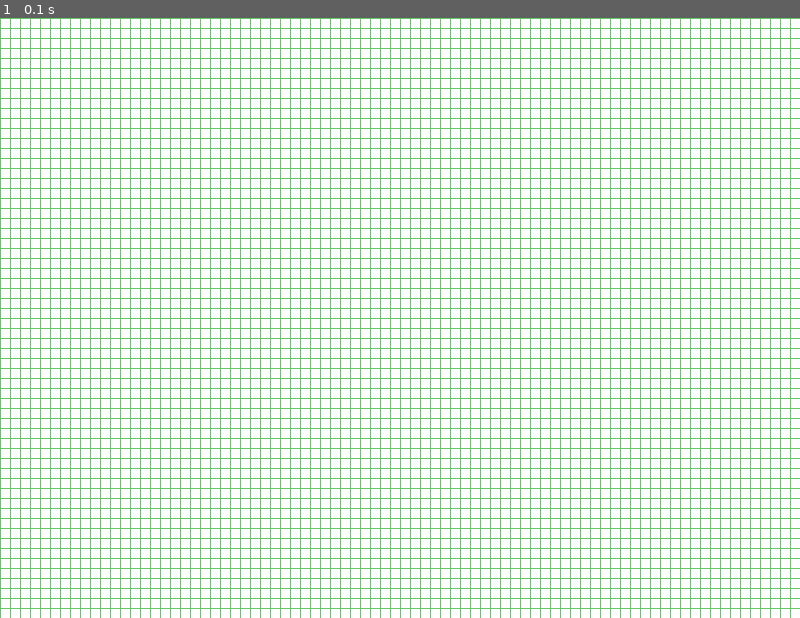
Above: before the commit, frame 1.
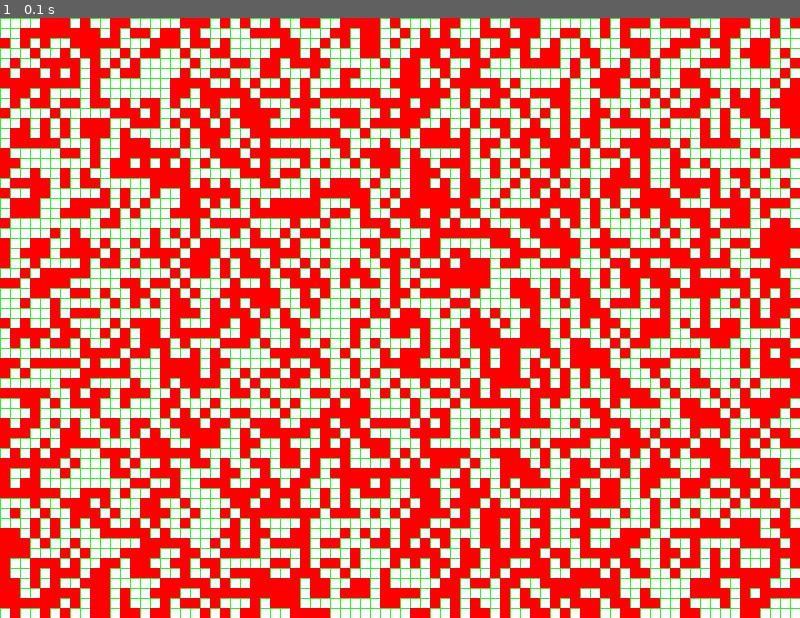
Above: after the commit, the same moment.

Repository: bvalexandr/PyGame-tkinter-game_of_life
Game: pygame game, started from main.py
Two runs of this game, one before a commit and one after it. Both use one fixed random seed, a clock stepped at 60 frames per second and the inputs below.
Inputs:
- Up to frame 1 (0.1 s): no input

The runs differ from the first frame. In frame 1, 50% of the frame differs, in the area x 0-100%, y 0-100%.

Commit message:
Рисуем ячейки

Diff:
--- a/main.py
+++ b/main.py
@@ -1,4 +1,5 @@
 import pygame as pg
+import random
 
 class Game:
     def __init__(self, width: int = 800, height: int = 600):
@@ -10,6 +11,7 @@
         self.clock: pg.time.Clock = pg.time.Clock()
         self.screen: pg.Surface = pg.display.set_mode((self.width, self.height))
         self.exit_game = False
+        self.game_field: list[list[int]] = [[random.randint(0, 1) for _ in range(self.width // self.tile_size)] for _ in range(self.height // self.tile_size)]
 
     def init_game(self):
         pg.init()
@@ -31,13 +33,23 @@
         pass
 
     def draw(self):
+        # Заливаем задний фон
         self.screen.fill((255, 255, 255))
+
         # Рисуем сетку
         line_color: pg.Color = (100, 200, 100)
         for row in range(self.height // self.tile_size):
             pg.draw.line(self.screen, line_color, (0, row * self.tile_size), (self.width, row * self.tile_size))
         for col in range(self.width // self.tile_size):
             pg.draw.line(self.screen, line_color, (col * self.tile_size, 0), (col * self.tile_size, self.height))
+
+        # Рисуем ячейки
+        cell_color: pg.Color = (255, 0, 0)
+        for i, row in enumerate(self.game_field):
+            for j, col in enumerate(row):
+                if col:
+                    pg.draw.rect(self.screen, cell_color, (j * self.tile_size, i * self.tile_size, self.tile_size, self.tile_size))
+
         pg.display.update()
 
 if __name__ == "__main__":
